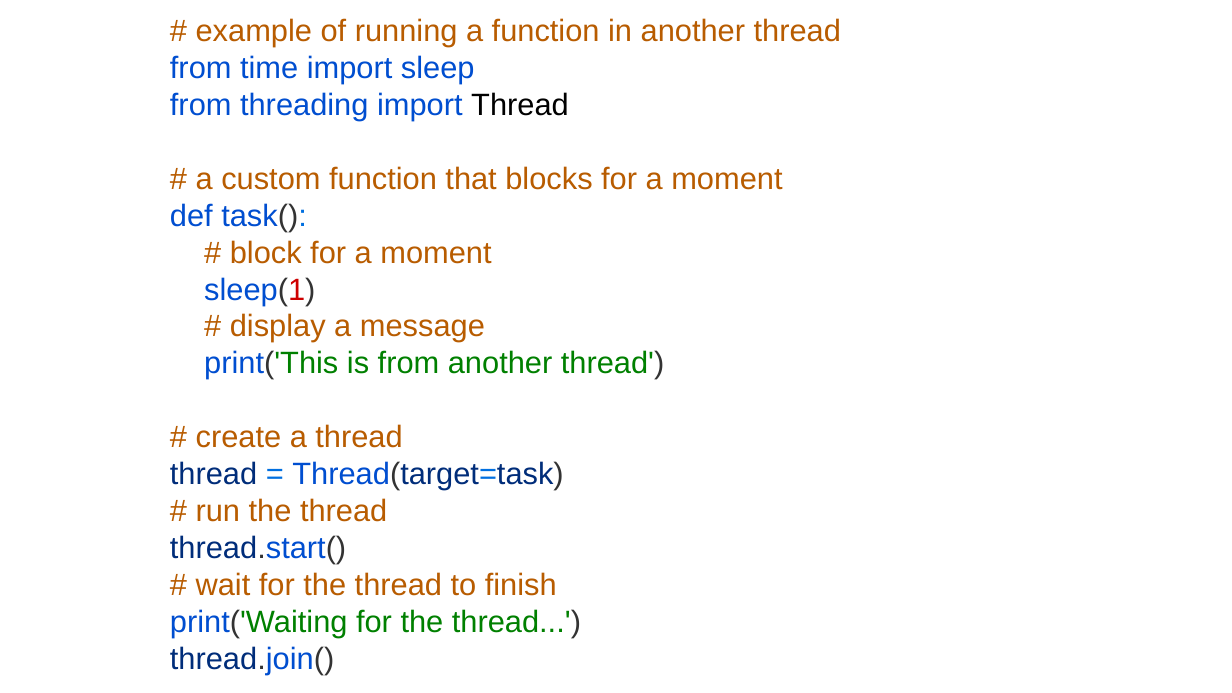
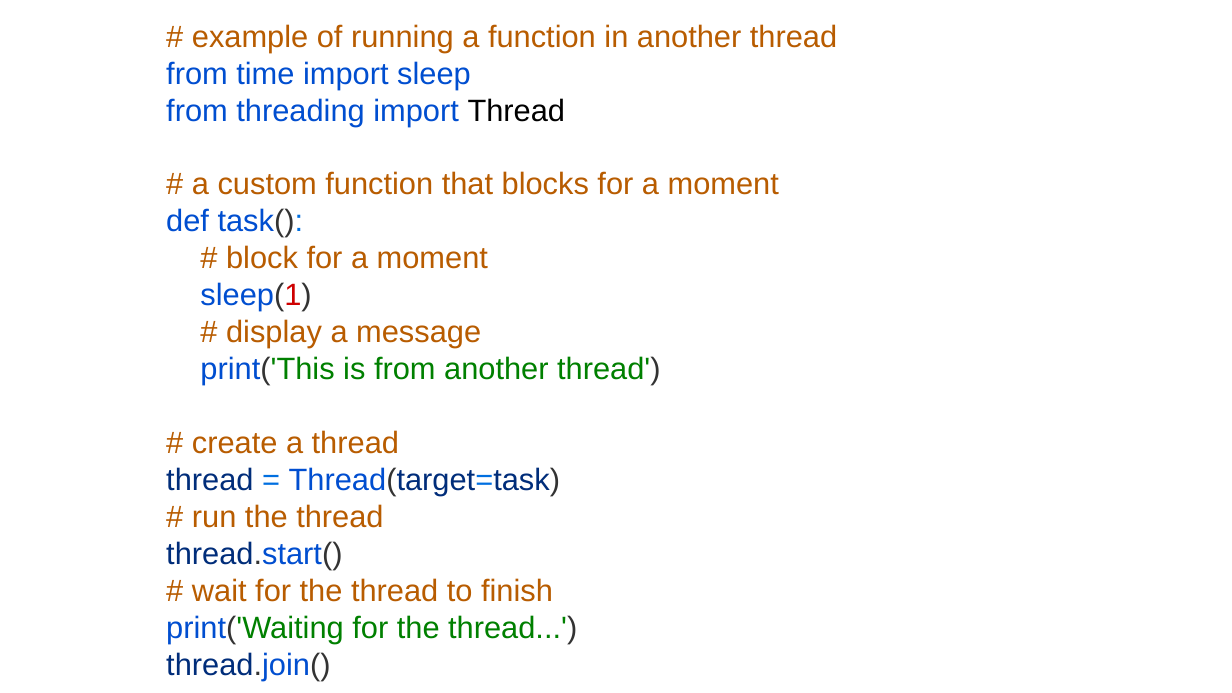
Before and after one commit to shaharsh624/Advanced-Python-Programming, a slide deck: slide 5 of MATERIALS/MATERIAL-Vipul Sir/Lecture 15-16 Threads.pptx. Drawn at 1232x693 pixels with LibreOffice and Linux fonts; fonts in the diff are those of the drawing. Boxes give left, top, right and bottom in pixels: in the first picture for what was removed or moved away, otherwise in the second. Text is boxed around its words. In the diff, an @@ line names an element or a change of style, - is before the commit and + after.

```diff
--- a/MATERIALS/MATERIAL-Vipul Sir/Lecture 15-16 Threads.pptx
+++ b/MATERIALS/MATERIAL-Vipul Sir/Lecture 15-16 Threads.pptx
@@ text "# example of running a ..." moved from (x1=170, y1=18, x2=841, y2=675) to (x1=166, y1=24, x2=837, y2=681) @@
```
Also in this commit, not shown: 21 other files.
